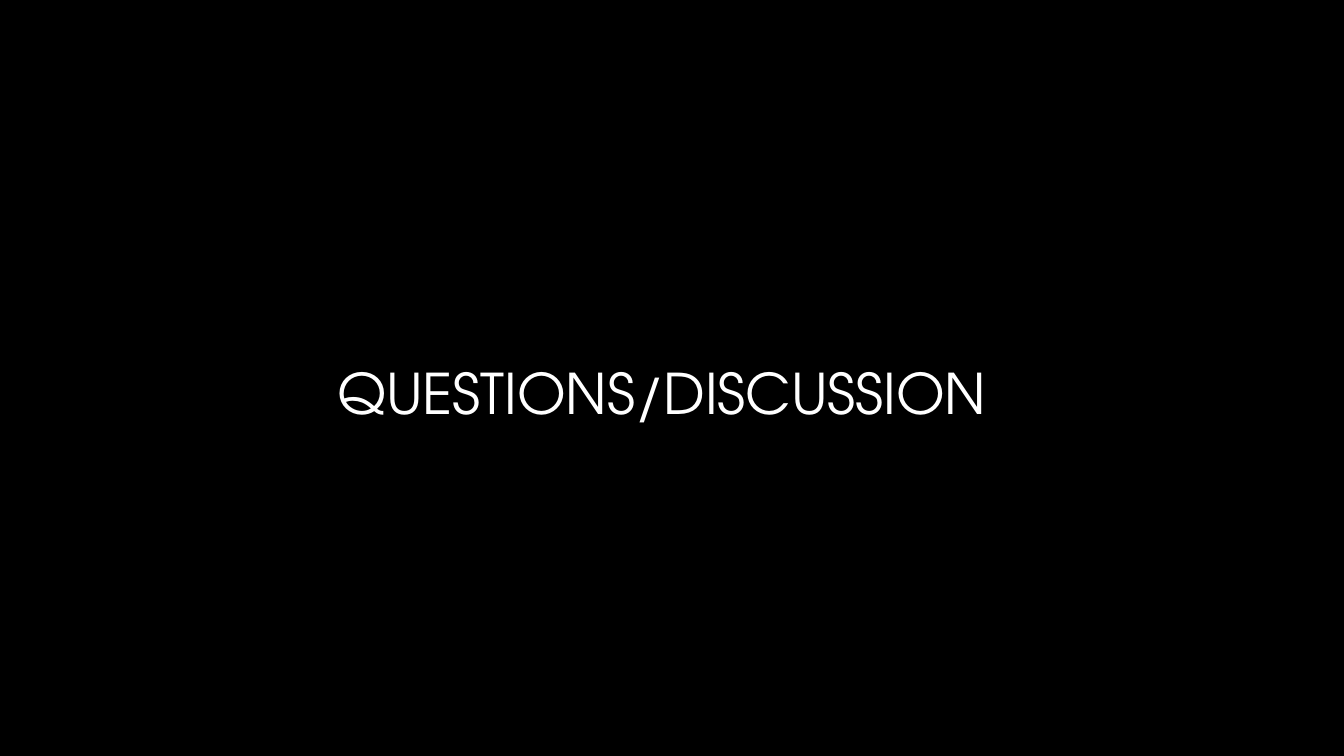
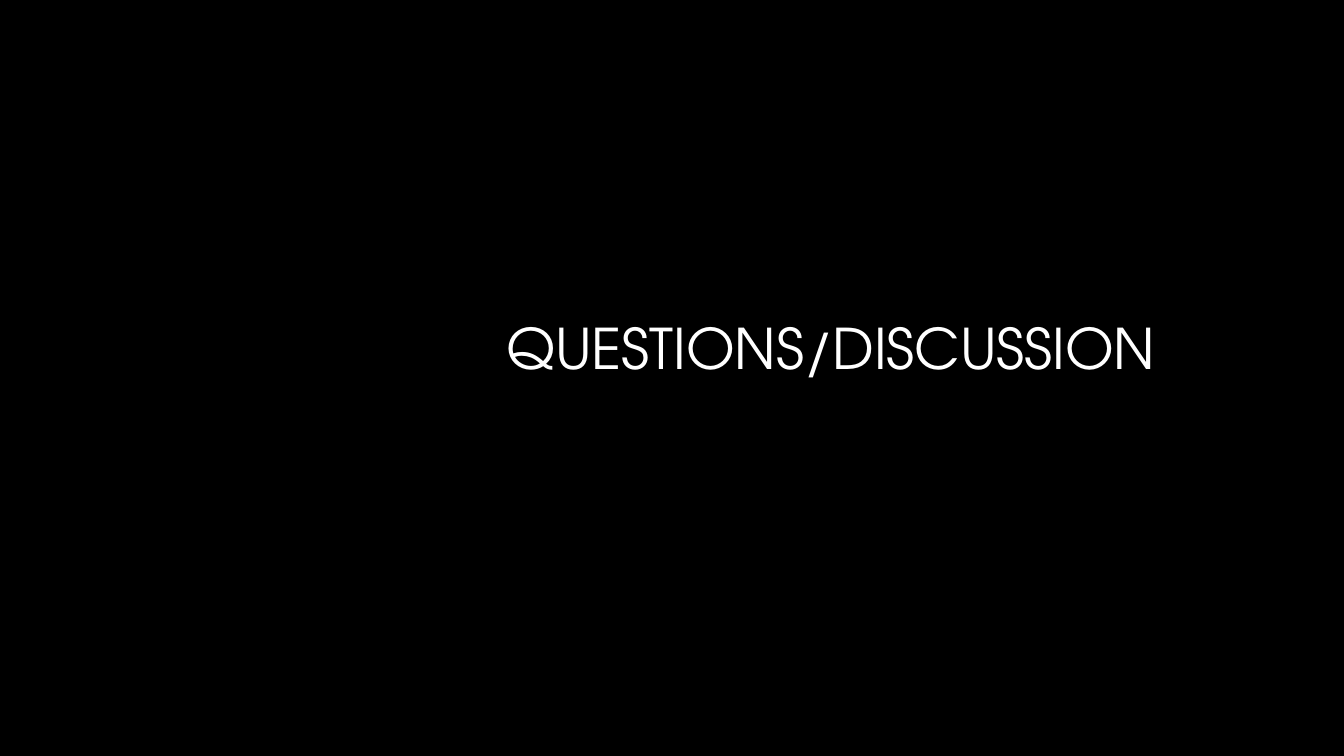
Before and after one commit to AndySchneiderDev-zz/PowerShellSummit, a slide deck: slide 7 of PS Summit AD Tips and Tricks.pptx (slide 8 before the commit). Drawn at 1344x756 pixels with LibreOffice and Linux fonts; fonts in the diff are those of the drawing; background and template pictures are left out. Boxes give left, top, right and bottom in pixels: in the first picture for what was removed or moved away, otherwise in the second. Text is boxed around its words. In the diff, an @@ line names an element or a change of style, - is before the commit and + after.

```diff
--- a/PS Summit AD Tips and Tricks.pptx
+++ b/PS Summit AD Tips and Tricks.pptx
@@ title "QUESTIONS/DISCUSSION": place and size @@
-title "QUESTIONS/DISCUSSION" at box(338, 372, 987, 423)
+title "QUESTIONS/DISCUSSION" at box(507, 327, 1156, 378)
```
Also in this commit, not shown: 3 other slides changed, 1 slide removed.
